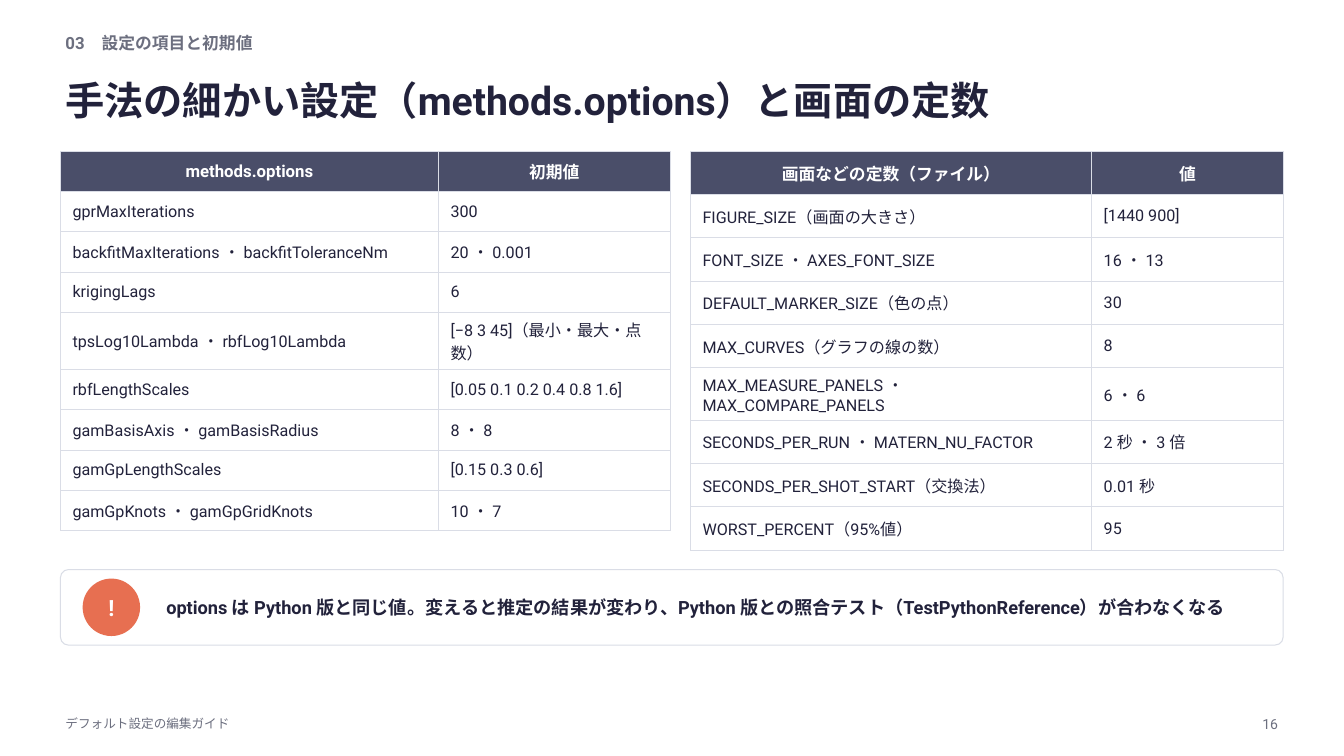
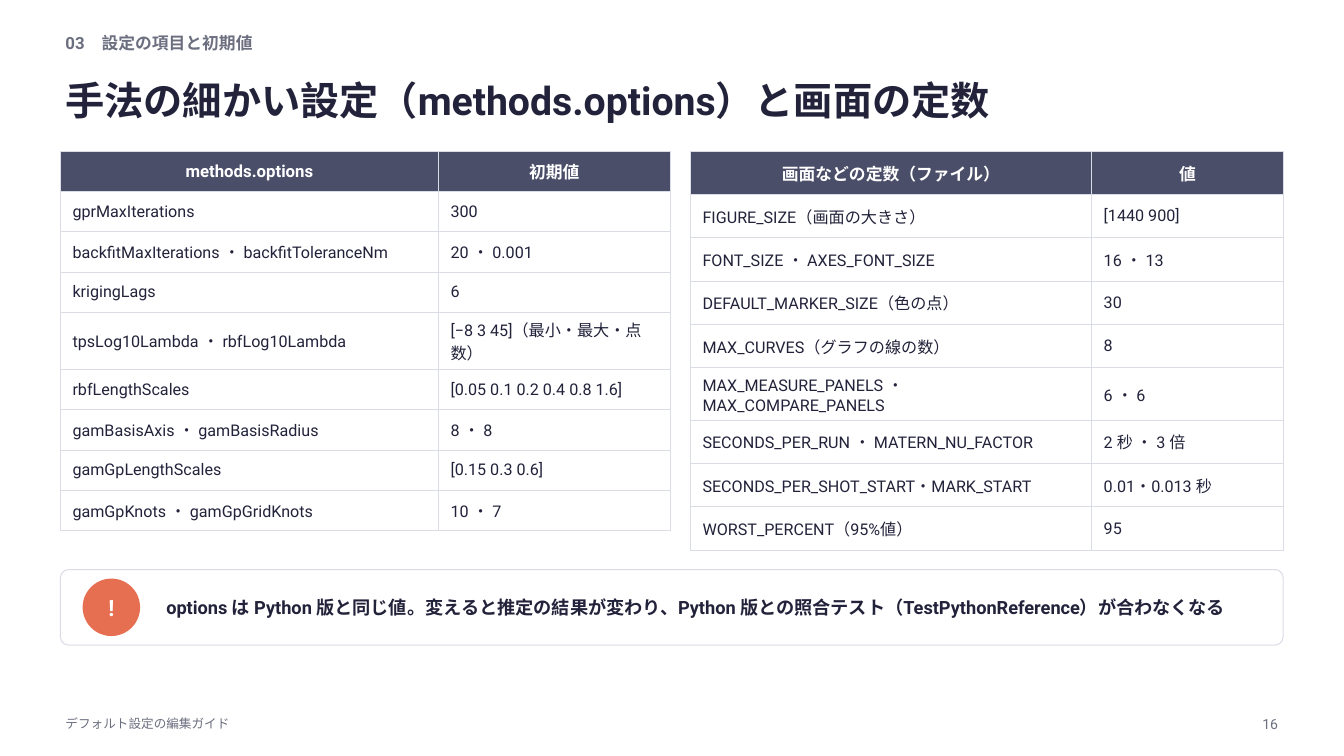
Before and after one commit to rsakamoto-0824/alignment-estimation-benchmark, a slide deck: slide 16 of matlab_app/docs/defaults_guide/デフォルト設定の編集ガイド.pptx. Drawn at 1344x756 pixels with LibreOffice and Linux fonts; fonts in the diff are those of the drawing. Boxes give left, top, right and bottom in pixels: in the first picture for what was removed or moved away, otherwise in the second. Text is boxed around its words. In the diff, an @@ line names an element or a change of style, - is before the commit and + after.

```diff
--- a/matlab_app/docs/defaults_guide/デフォルト設定の編集ガイド.pptx
+++ b/matlab_app/docs/defaults_guide/デフォルト設定の編集ガイド.pptx
@@ table at [691, 151, 1284, 541] @@
-row 8, column 1: SECONDS_PER_SHOT_START（交換法）
+row 8, column 1: SECONDS_PER_SHOT_START・MARK_START
-row 8, column 2: 0.01 秒
+row 8, column 2: 0.01・0.013 秒
```
Also in this commit, not shown: 6 other slides changed, 55 other files.
